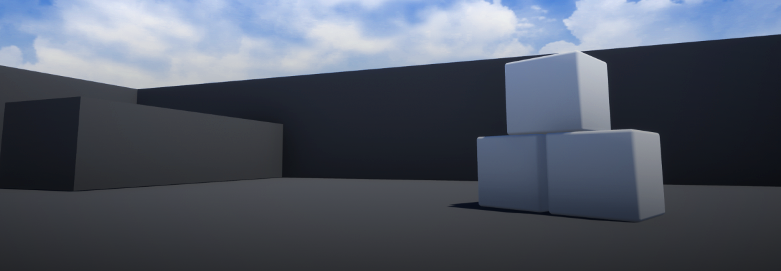
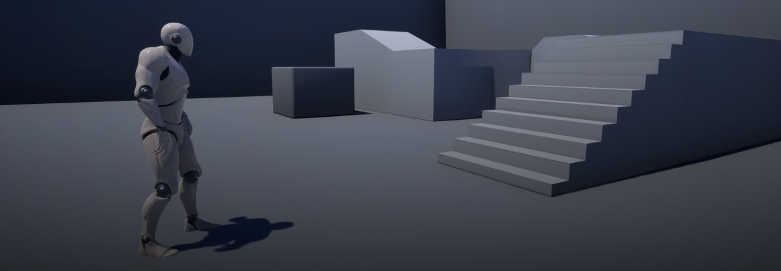
Revision of a layered w=781, h=271 image; what changed, layer by layer:
showed "Screenshot (955).png copy" over box(0, 0, 781, 271)
